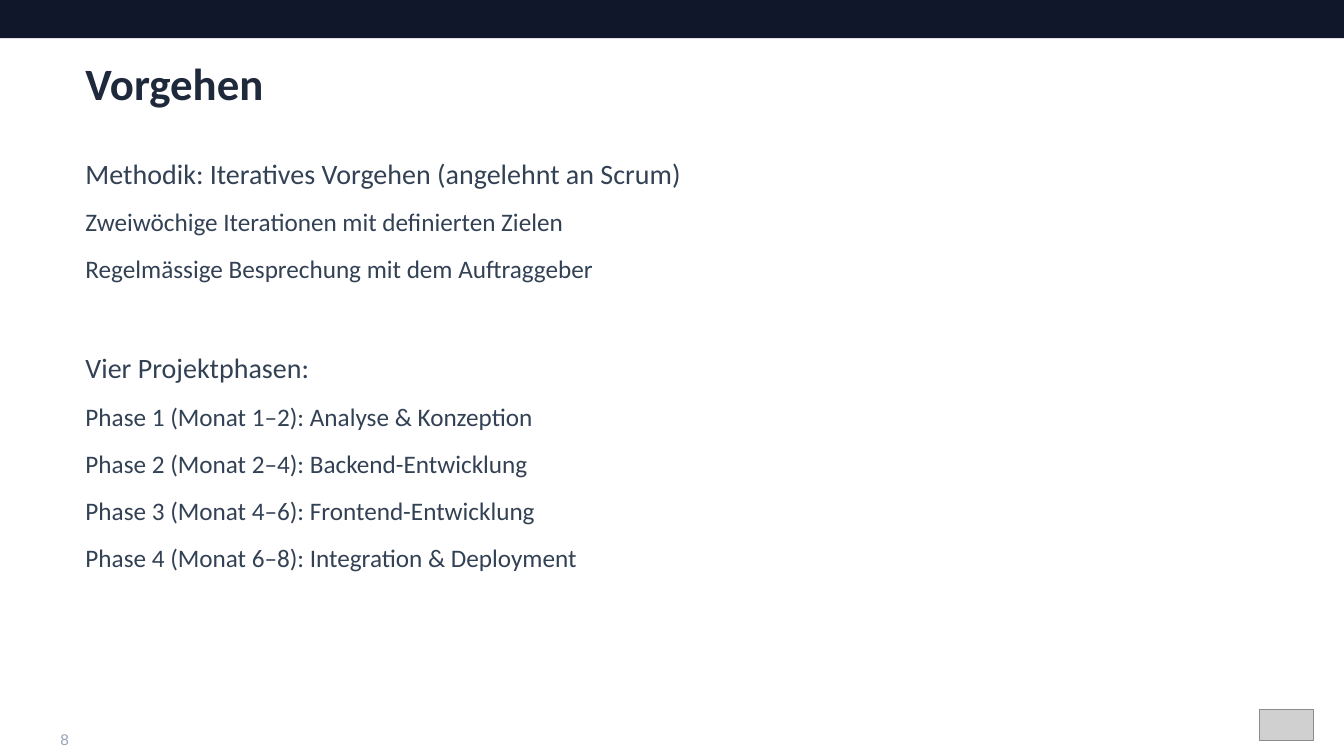
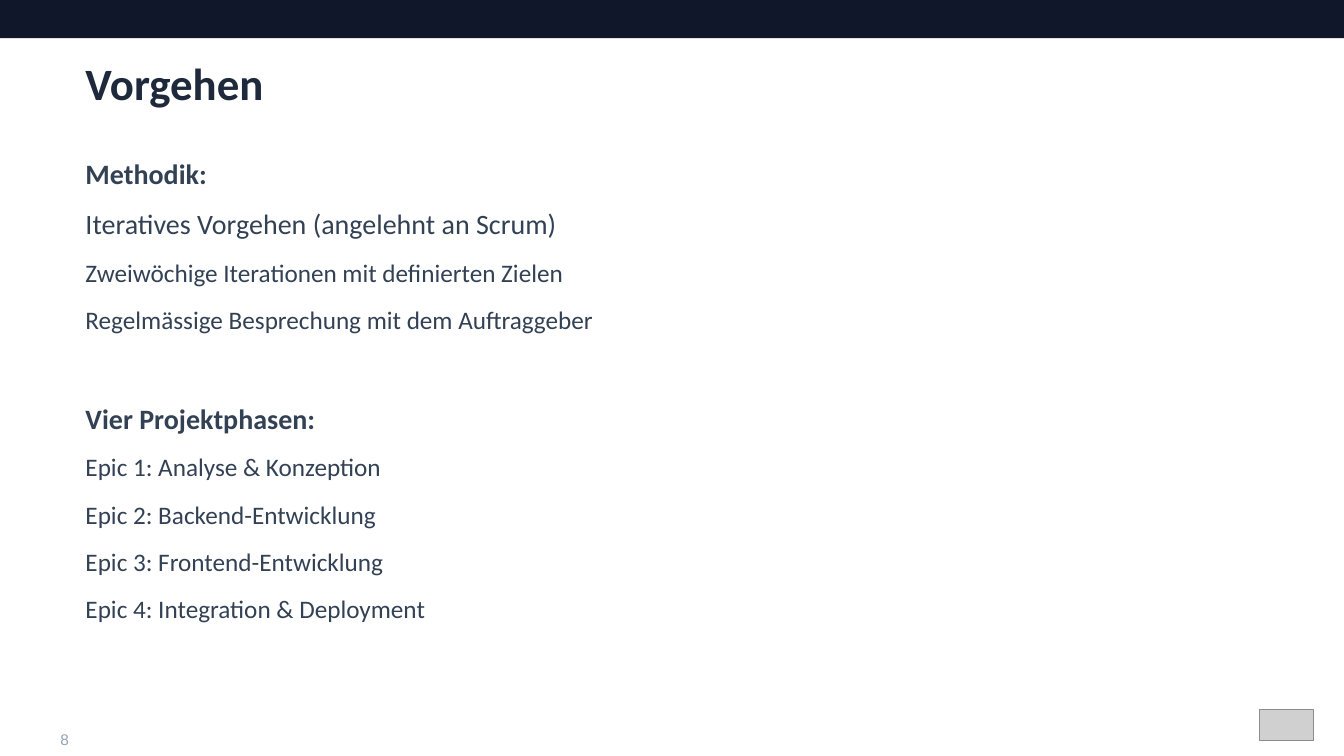
Before and after one commit to Timohone/sprintify, a slide deck: slide 8 of docs/Sprintify_Praesentation_final.pptx. Drawn at 1344x756 pixels with LibreOffice and Linux fonts; fonts in the diff are those of the drawing; grey boxes stand for pictures. Boxes give left, top, right and bottom in pixels: in the first picture for what was removed or moved away, otherwise in the second. Text is boxed around its words. In the diff, an @@ line names an element or a change of style, - is before the commit and + after.

```diff
--- a/docs/Sprintify_Praesentation_final.pptx
+++ b/docs/Sprintify_Praesentation_final.pptx
@@ text at (85, 164, 556, 239): text changed @@
-Methodik: Iteratives Vorgehen (angelehnt an Scrum)
+Methodik:
+Iteratives Vorgehen (angelehnt an Scrum)
@@ text at (85, 409, 315, 434): bold on in "Vier Projektphasen:" @@
@@ text at (85, 458, 425, 623): text changed @@
-  Phase 1 (Monat 1–2): Analyse & Konzeption
-  Phase 2 (Monat 2–4): Backend-Entwicklung
-  Phase 3 (Monat 4–6): Frontend-Entwicklung
-  Phase 4 (Monat 6–8): Integration & Deployment
+  Epic 1: Analyse & Konzeption
+  Epic 2: Backend-Entwicklung
+  Epic 3: Frontend-Entwicklung
+  Epic 4: Integration & Deployment
```
Also in this commit, not shown: 12 other slides changed.
